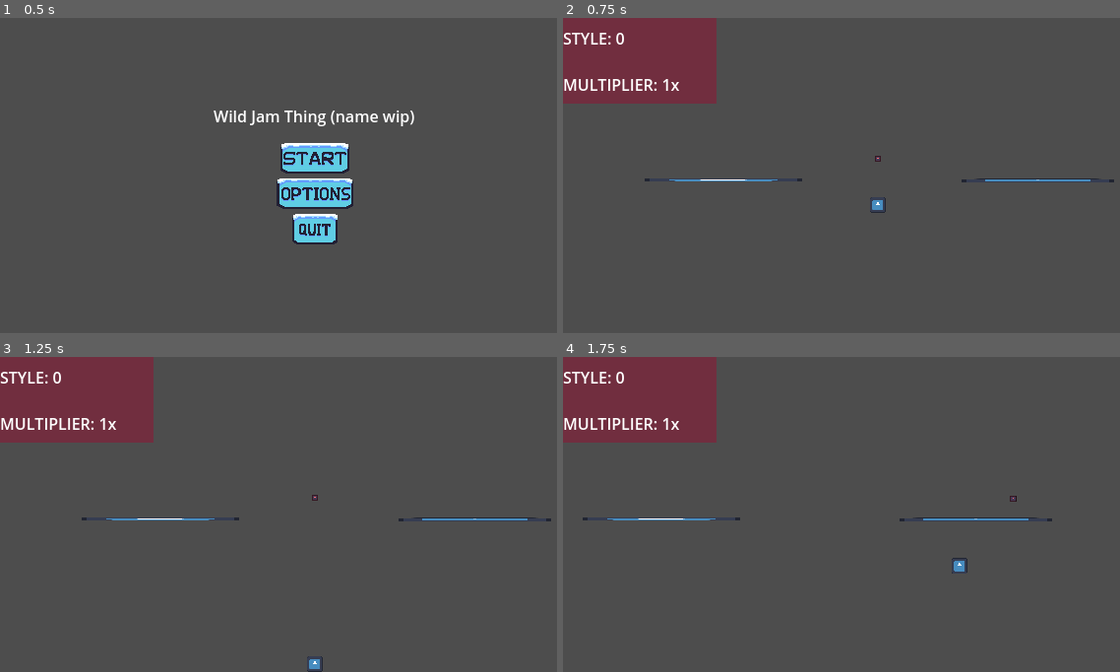
Above: before the commit, frames 1-4 (two rows, left to right).
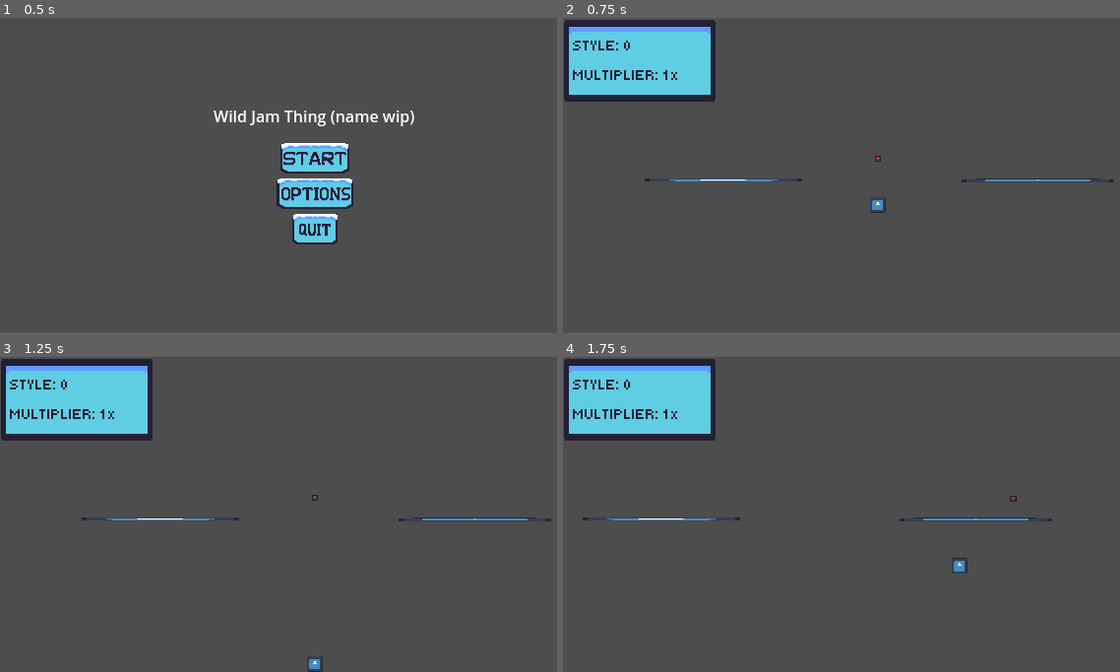
Above: after the commit, the same moments.

Repository: TBNEO/freezer_v2
Game: Godot game, scene res://Ui/main_menu.tscn
Two runs of this game, one before a commit and one after it. Both use one fixed random seed, a clock stepped at 60 frames per second and the inputs below. The engine's default icon, where the game draws it, is replaced by a stand-in: a white triangle on a blue panel in a dark square.
Inputs (mouse positions are in pixels of both pictures, inside the frame that each line leads up to):
- Up to frame 1 (0.5 s): no input
- Up to frame 2 (0.75 s): click (880, 159) at 0.5 s
- Up to frame 3 (1.25 s): no input
- Up to frame 4 (1.75 s): tap Enter at 1.25 s; move the mouse to (1014, 498) at 1.27 s; hold D (right) from 1.28 s (still down); tap Shift (dash) at 1.35 s; click (1014, 498) at 1.42 s; tap Space (jump) at 1.52 s

Frame 1 is identical in both runs. In frame 2, 7.5% of the frame differs, in the area x 0-28%, y 0-28%; in frame 3, 7.5%; in frame 4, 7.5%.

Commit message:
more art stuff

Diff:
--- a/Ui/pause_menu.tscn
+++ b/Ui/pause_menu.tscn
@@ -1,6 +1,7 @@
-[gd_scene load_steps=5 format=3 uid="uid://c0nt2ei1ryy4f"]
+[gd_scene load_steps=6 format=3 uid="uid://c0nt2ei1ryy4f"]
 
 [ext_resource type="Script" path="res://scenes/pause_menu.gd" id="1_nc0aw"]
+[ext_resource type="Texture2D" uid="uid://1lahosknjtqm" path="res://assets/ui/pause_bg.png" id="2_818qv"]
 [ext_resource type="Texture2D" uid="uid://d3to3dot8wib2" path="res://assets/ui/resume_button.png" id="2_ls71n"]
 [ext_resource type="Texture2D" uid="uid://f2s3aj45qd3y" path="res://assets/ui/options_button.png" id="3_rbyb5"]
 [ext_resource type="Texture2D" uid="uid://b736su48v0vho" path="res://assets/ui/exit_button.png" id="4_wv61u"]
@@ -16,35 +17,51 @@
 size_flags_vertical = 4
 script = ExtResource("1_nc0aw")
 
-[node name="VBoxContainer" type="VBoxContainer" parent="."]
+[node name="TextureRect" type="TextureRect" parent="."]
 layout_mode = 1
-anchors_preset = 15
-anchor_right = 1.0
-anchor_bottom = 1.0
+anchors_preset = 8
+anchor_left = 0.5
+anchor_top = 0.5
+anchor_right = 0.5
+anchor_bottom = 0.5
+offset_left = -320.0
+offset_top = -160.0
+offset_right = 320.0
+offset_bottom = 160.0
+grow_horizontal = 2
+grow_vertical = 2
+texture = ExtResource("2_818qv")
+
+[node name="VBoxContainer" type="VBoxContainer" parent="TextureRect"]
+layout_mode = 1
+anchors_preset = 8
+anchor_left = 0.5
+anchor_top = 0.5
+anchor_right = 0.5
+anchor_bottom = 0.5
+offset_left = -40.0
+offset_top = -65.5
+offset_right = 40.0
+offset_bottom = 65.5
 grow_horizontal = 2
 grow_vertical = 2
 alignment = 1
 
-[node name="Label" type="Label" parent="VBoxContainer"]
-layout_mode = 2
-text = "PAUSED"
-horizontal_alignment = 1
-
-[node name="resume" type="TextureButton" parent="VBoxContainer"]
+[node name="resume" type="TextureButton" parent="TextureRect/VBoxContainer"]
 layout_mode = 2
 size_flags_horizontal = 4
 texture_normal = ExtResource("2_ls71n")
 
-[node name="options" type="TextureButton" parent="VBoxContainer"]
+[node name="options" type="TextureButton" parent="TextureRect/VBoxContainer"]
 layout_mode = 2
 size_flags_horizontal = 4
 texture_normal = ExtResource("3_rbyb5")
 
-[node name="exit to title" type="TextureButton" parent="VBoxContainer"]
+[node name="exit to title" type="TextureButton" parent="TextureRect/VBoxContainer"]
 layout_mode = 2
 size_flags_horizontal = 4
 texture_normal = ExtResource("4_wv61u")
 
-[connection signal="button_down" from="VBoxContainer/resume" to="." method="_on_resume_button_down"]
-[connection signal="button_down" from="VBoxContainer/options" to="." method="_on_options_button_down"]
-[connection signal="button_down" from="VBoxContainer/exit to title" to="." method="_on_exit_to_title_button_down"]
+[connection signal="button_down" from="TextureRect/VBoxContainer/resume" to="." method="_on_resume_button_down"]
+[connection signal="button_down" from="TextureRect/VBoxContainer/options" to="." method="_on_options_button_down"]
+[connection signal="button_down" from="TextureRect/VBoxContainer/exit to title" to="." method="_on_exit_to_title_button_down"]
--- a/Ui/score_display.gd
+++ b/Ui/score_display.gd
@@ -1,7 +1,7 @@
 extends Control
 
-@onready var style = $ColorRect/VBoxContainer/Style
-@onready var style_combo = $ColorRect/VBoxContainer/Style_Combo
+@onready var style = $Texture/MarginContainer/VBoxContainer/Style
+@onready var style_combo = $Texture/MarginContainer/VBoxContainer/Style_Combo
 
 # Called when the node enters the scene tree for the first time.
 func _ready():
--- a/Ui/score_display.tscn
+++ b/Ui/score_display.tscn
@@ -1,8 +1,14 @@
-[gd_scene load_steps=3 format=3 uid="uid://dt0g4kyfu8g57"]
+[gd_scene load_steps=6 format=3 uid="uid://dt0g4kyfu8g57"]
 
 [ext_resource type="Script" path="res://Ui/score_display.gd" id="1_n3jj6"]
+[ext_resource type="FontFile" uid="uid://bljgri75cp4v4" path="res://assets/fonts/Tiny5-Regular.ttf" id="2_5xxgu"]
+[ext_resource type="Texture2D" uid="uid://ddkjvx0i7muup" path="res://assets/ui/score_bg.png" id="2_wmffv"]
 
-[sub_resource type="StyleBoxEmpty" id="StyleBoxEmpty_2mmj2"]
+[sub_resource type="LabelSettings" id="LabelSettings_7jpi7"]
+font = ExtResource("2_5xxgu")
+font_color = Color(0.133333, 0.12549, 0.203922, 1)
+
+[sub_resource type="StyleBoxEmpty" id="StyleBoxEmpty_6cq86"]
 
 [node name="Control" type="Control"]
 layout_mode = 3
@@ -13,31 +19,36 @@
 grow_vertical = 2
 script = ExtResource("1_n3jj6")
 
-[node name="ColorRect" type="ColorRect" parent="."]
-layout_mode = 0
+[node name="Texture" type="TextureRect" parent="."]
+layout_mode = 1
 offset_right = 156.0
 offset_bottom = 87.0
-color = Color(0.660712, 0, 0.167705, 0.396078)
+texture = ExtResource("2_wmffv")
 
-[node name="VBoxContainer" type="VBoxContainer" parent="ColorRect"]
+[node name="MarginContainer" type="MarginContainer" parent="Texture"]
 layout_mode = 1
-anchors_preset = 4
-anchor_top = 0.5
-anchor_bottom = 0.5
-offset_top = -35.0
-offset_right = 97.0
-offset_bottom = 35.0
+anchors_preset = 15
+anchor_right = 1.0
+anchor_bottom = 1.0
+grow_horizontal = 2
 grow_vertical = 2
+theme_override_constants/margin_left = 10
 
-[node name="Style" type="Label" parent="ColorRect/VBoxContainer"]
+[node name="VBoxContainer" type="VBoxContainer" parent="Texture/MarginContainer"]
+layout_mode = 2
+size_flags_horizontal = 0
+alignment = 1
+
+[node name="Style" type="Label" parent="Texture/MarginContainer/VBoxContainer"]
 layout_mode = 2
 text = "STYLE:"
+label_settings = SubResource("LabelSettings_7jpi7")
 
-[node name="HSeparator2" type="HSeparator" parent="ColorRect/VBoxContainer"]
+[node name="HSeparator" type="HSeparator" parent="Texture/MarginContainer/VBoxContainer"]
 layout_mode = 2
-theme_override_constants/separation = 16
-theme_override_styles/separator = SubResource("StyleBoxEmpty_2mmj2")
+theme_override_styles/separator = SubResource("StyleBoxEmpty_6cq86")
 
-[node name="Style_Combo" type="Label" parent="ColorRect/VBoxContainer"]
+[node name="Style_Combo" type="Label" parent="Texture/MarginContainer/VBoxContainer"]
 layout_mode = 2
 text = "COMBO:"
+label_settings = SubResource("LabelSettings_7jpi7")
--- a/objects/mechanics/terrain.gd
+++ /dev/null
@@ -1,9 +0,0 @@
-extends StaticBody2D
-
-func _process(delta):
-	if Input.is_action_pressed("down"):
-		$platformA.disabled = true
-		$platformB.disabled = true
-	else:
-		$platformA.disabled = false
-		$platformB.disabled = false
--- a/scenes/gameplay_main.tscn
+++ b/scenes/gameplay_main.tscn
@@ -1,10 +1,12 @@
-[gd_scene load_steps=9 format=3 uid="uid://wc23oia3n6p4"]
+[gd_scene load_steps=8 format=3 uid="uid://wc23oia3n6p4"]
 
-[ext_resource type="Script" path="res://objects/mechanics/main.gd" id="1_ewkc7"]
 [ext_resource type="Script" path="res://objects/player/crosshair.gd" id="2_vb2iv"]
 [ext_resource type="Texture2D" uid="uid://d4dg06m7vsig3" path="res://icon.svg" id="3_dojtt"]
 [ext_resource type="PackedScene" uid="uid://b6etsfjlk68g7" path="res://objects/player/player.tscn" id="4_hjfkt"]
-[ext_resource type="Script" path="res://objects/mechanics/terrain.gd" id="5_4imqo"]
+
+[sub_resource type="GDScript" id="GDScript_k0igs"]
+script/source = "extends StaticBody2D
+"
 
 [sub_resource type="WorldBoundaryShape2D" id="WorldBoundaryShape2D_wucn5"]
 
@@ -17,7 +19,6 @@
 b = Vector2(-80, 0)
 
 [node name="MAIN" type="Node2D"]
-script = ExtResource("1_ewkc7")
 
 [node name="Crosshair" type="Node2D" parent="."]
 script = ExtResource("2_vb2iv")
@@ -33,7 +34,7 @@
 position = Vector2(157, 172)
 
 [node name="StaticBody2D" type="StaticBody2D" parent="Pausable"]
-script = ExtResource("5_4imqo")
+script = SubResource("GDScript_k0igs")
 
 [node name="CollisionShape2D" type="CollisionShape2D" parent="Pausable/StaticBody2D"]
 position = Vector2(0, 320)
Binary file added: assets/fonts/Tiny5-Regular.ttf
Not shown, added: assets/fonts/Tiny5-Regular.ttf.import
Binary file added: assets/ui/pause_bg.png
Not shown, added: assets/ui/pause_bg.png.import
Binary file added: assets/ui/score_bg.aseprite
Binary file added: assets/ui/score_bg.png
Not shown, added: assets/ui/score_bg.png.import
